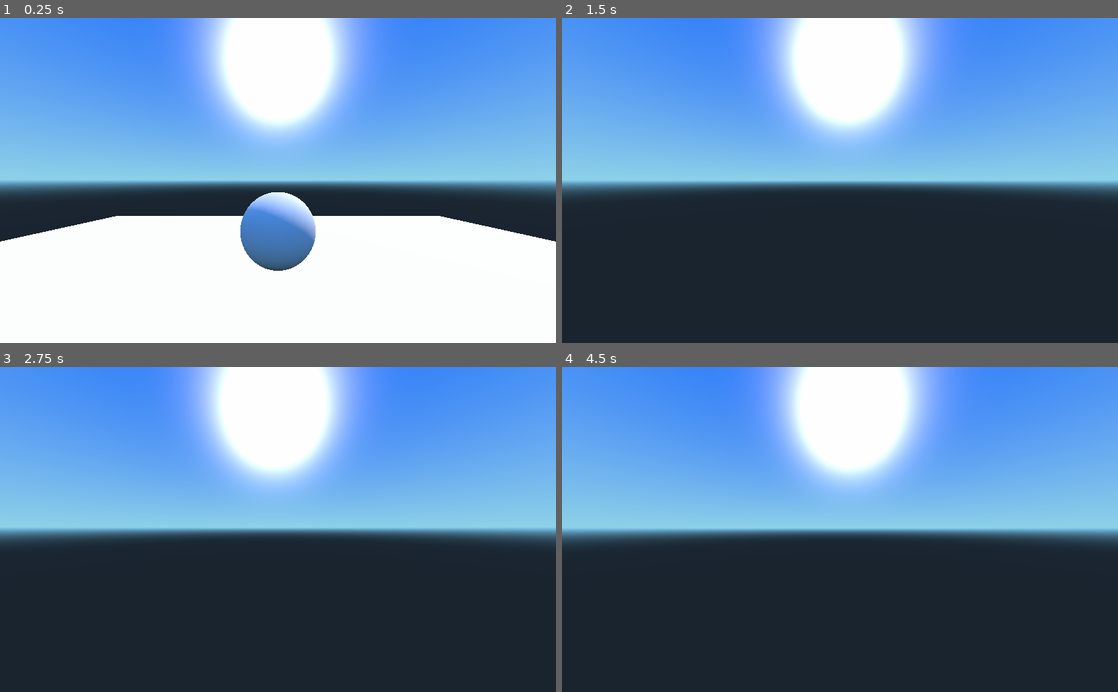
Above: before the commit, frames 1-4 (two rows, left to right).
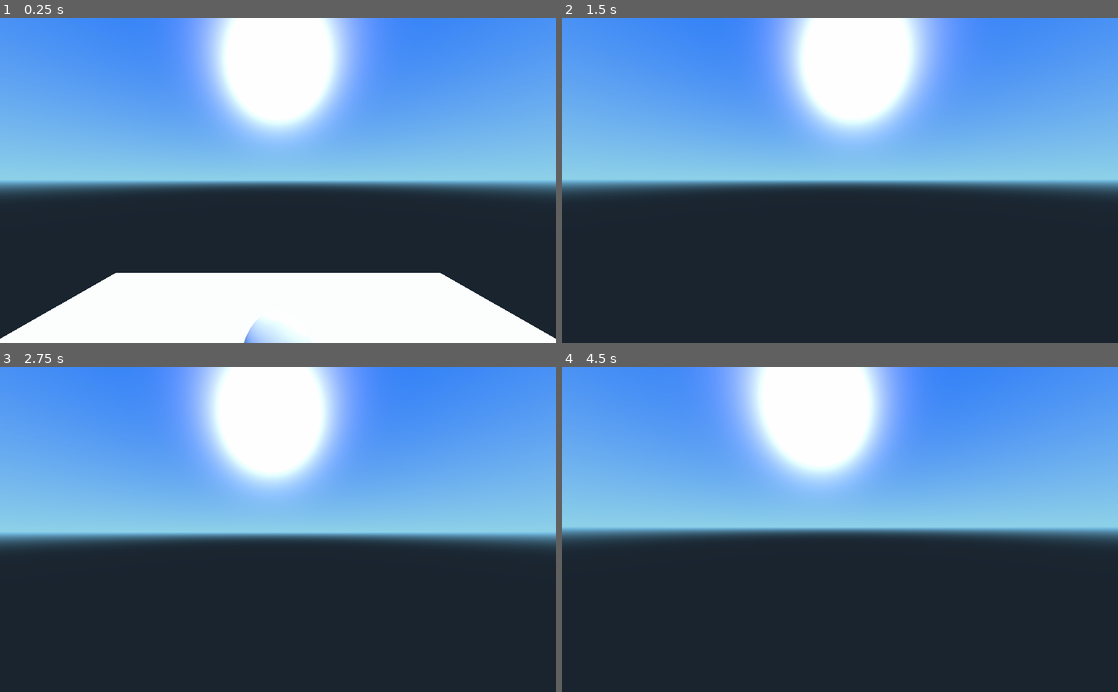
Above: after the commit, the same moments.

Repository: team-unhinged/costanza
Game: Godot game, scene res://Scenes/Player.tscn
Two runs of this game, one before a commit and one after it. Both use one fixed random seed, a clock stepped at 60 frames per second and the inputs below. The project has no main scene, so this scene is started directly.
Inputs (mouse positions are in pixels of both pictures, inside the frame that each line leads up to):
- Up to frame 1 (0.25 s): no input
- Up to frame 2 (1.5 s): tap Enter at 0.5 s; move the mouse to (867, 180) at 0.52 s; hold Space (player_jump) 0.53-1.28 s; hold W (player_move_forward) from 0.53 s (still down); move the mouse to (812, 180) at 1.27 s; tap Space (player_jump) at 1.35 s
- Up to frame 3 (2.75 s): keep holding W (player_move_forward); tap Space (player_jump) at 1.52, 1.82, 2 s; move the mouse to (289, 523) at 2.02 s; hold Space (player_jump) from 2.03 s (still down)
- Up to frame 4 (4.5 s): keep holding W (player_move_forward); tap Enter at 2.75, 4.25 s; move the mouse to (834, 536) at 2.77 s; release Space (player_jump) at 2.78 s; tap Space (player_jump) at 2.85, 3.02, 3.32, 3.5, 4.35 s; move the mouse to (878, 532) at 3.52 s; hold Space (player_jump) 3.53-4.28 s; tap Escape (ui_cancel) at 4.15 s; move the mouse to (795, 526) at 4.27 s

The runs differ from the first frame. In frame 1, 21% of the frame differs, in the area x 0-100%, y 53-100%; in frame 2, 3.0%; in frame 3, 5.3%; in frame 4, 11%.

Commit message:
Implementing jumping for player movement.

Diff:
--- a/Scenes/Player.tscn
+++ b/Scenes/Player.tscn
@@ -31,7 +31,7 @@
 
 [node name="Player" type="KinematicBody" parent="." index="0"]
 
-transform = Transform( 1, 0, 0, 0, 1, 0, 0, 0, 1, 0, 1.5, 0 )
+transform = Transform( 1, 0, 0, 0, 1, 0, 0, 0, 1, 0, 5, 0 )
 input_ray_pickable = true
 input_capture_on_drag = false
 collision_layer = 1
@@ -45,7 +45,14 @@
 collision/safe_margin = 0.001
 script = ExtResource( 1 )
 _sections_unfolded = [ "Collision", "Transform", "collision" ]
-move_speed = 10
+gravity = -50
+MOUSE_SENSITIVITY = 0.1
+acceleration = 10
+decceleration = 10
+move_speed = 30.0
+jump_speed = 10
+invert_y_look = false
+invert_x_look = false
 
 [node name="Camera" type="Camera" parent="Player" index="0"]
 
@@ -73,7 +80,6 @@
 
 [node name="Sphere" type="MeshInstance" parent="." index="1"]
 
-editor/display_folded = true
 transform = Transform( 1, 0, 0, 0, 1, 0, 0, 0, 1, 0, 0.882171, -4.4277 )
 layers = 1
 material_override = null
@@ -117,7 +123,6 @@
 
 [node name="Floor" type="StaticBody" parent="." index="2"]
 
-editor/display_folded = true
 transform = Transform( 10, 0, 0, 0, 10, 0, 0, 0, 10, 0, 2.38419e-007, 0 )
 input_ray_pickable = true
 input_capture_on_drag = false
@@ -127,7 +132,7 @@
 bounce = 0.0
 constant_linear_velocity = Vector3( 0, 0, 0 )
 constant_angular_velocity = Vector3( 0, 0, 0 )
-_sections_unfolded = [ "Geometry", "Transform", "material" ]
+_sections_unfolded = [ "Collision", "Geometry", "Transform", "material" ]
 
 [node name="Collider" type="CollisionShape" parent="Floor" index="0"]
 
--- a/Scripts/Player.gd
+++ b/Scripts/Player.gd
@@ -1,25 +1,34 @@
 extends KinematicBody
 
-var MOUSE_SENSITIVITY = 0.05
+# UI-exposed variables
+export (float) var gravity = -50
 
-export var move_speed = 10
+export (float) var MOUSE_SENSITIVITY = 0.05
 
-var direction = Vector3()
+export (float) var acceleration = 10
+export (float) var decceleration = 10
+
+export (float) var move_speed = 30
+export (float) var jump_speed = 10
+export (bool) var invert_y_look = false
+export (bool) var invert_x_look = false
+
+# Script global variables
+var direction_vector
+var movement_vector
 
 var camera
 var collider
 
+# Called when the node is added to the scene for the first time.
 func _ready():
-	# Called when the node is added to the scene for the first time.
 	camera = $Camera
 	collider = $Collider
 	Input.set_mouse_mode(Input.MOUSE_MODE_CAPTURED)
 
-func _physics_process(delta):
-	# Called every frame. Delta is time since last frame.
-	direction = Vector3()
+func process_user_input(delta):
 	# We will not use the 'y' component of this vector
-	var movement_vector = Vector3()
+	movement_vector = Vector3()
 	if Input.is_action_pressed("player_move_forward"):
 		movement_vector.z += 1
 		print("player_move_forward pressed...")
@@ -31,31 +40,36 @@
 		print("player_move_left pressed...")
 	if Input.is_action_pressed("player_move_right"):
 		movement_vector.x += 1
-		print("player_move_right pressed")
-	if Input.is_action_pressed("player_rotate_left"):
-		self.rotate_y(deg2rad(90 * 0.05))
-		print("player_rotate_left pressed...")
-	if Input.is_action_pressed("player_rotate_right"):
-		self.rotate_y(deg2rad(90 * 0.05 * -1))
-		print("player_rotate_right pressed... - Basis: ", transform.basis)
+		print("player_move_right pressed...")
+	if Input.is_action_pressed("player_jump"):
+		movement_vector.y += 1
+		print("player_jump pressed...")
 
+func apply_movement(delta):
+	# Called every frame. Delta is time since last frame.
+	direction_vector = Vector3()
 	# Normalize the movement vector so speed doesn't accumulate
 	movement_vector = movement_vector.normalized()
+	# Alter the direction vector based on the applied rotations
+	direction_vector += -self.transform.basis.z.normalized() * movement_vector.z
+	direction_vector += self.transform.basis.x.normalized() * movement_vector.x
+	#direction_vector.y += gravity * delta
+	direction_vector = direction_vector.normalized()
+	# Move the player in the direction of the direction vector
+	move_and_slide(direction_vector * move_speed, Vector3(0, -1, 0))
 
-	# Alter the direction vector based on the applied rotations
-	direction += -self.transform.basis.z.normalized() * movement_vector.z
-	direction += self.transform.basis.x.normalized() * movement_vector.x
+func _physics_process(delta):
+	process_user_input(delta)
+	apply_movement(delta)
 
-	direction.y = 0
-	direction = direction.normalized()
-
-	# Move the player in the direction of the direction vector
-	move_and_slide(direction * move_speed, Vector3(0, 1, 0))
+func _process(delta):
+	if Input.is_action_pressed("ui_cancel"):
+		Input.set_mouse_mode(Input.MOUSE_MODE_VISIBLE)
 
 func _input(event):
     if event is InputEventMouseMotion and Input.get_mouse_mode() == Input.MOUSE_MODE_CAPTURED:
-        camera.rotate_x(deg2rad(event.relative.y * MOUSE_SENSITIVITY))
-        self.rotate_y(deg2rad(event.relative.x * MOUSE_SENSITIVITY * -1))
+        camera.rotate_x(deg2rad(event.relative.y * MOUSE_SENSITIVITY * (1 if invert_y_look else -1) ))
+        self.rotate_y(deg2rad(event.relative.x * MOUSE_SENSITIVITY * (1 if invert_x_look else -1)))
 
         var camera_rot = camera.rotation_degrees
         camera_rot.x = clamp(camera_rot.x, -70, 70)
